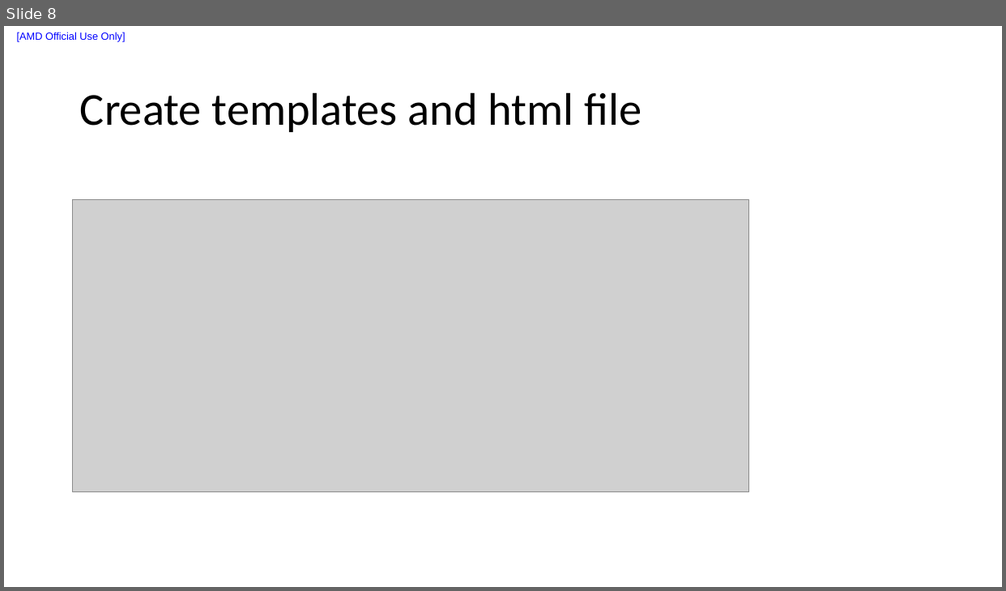
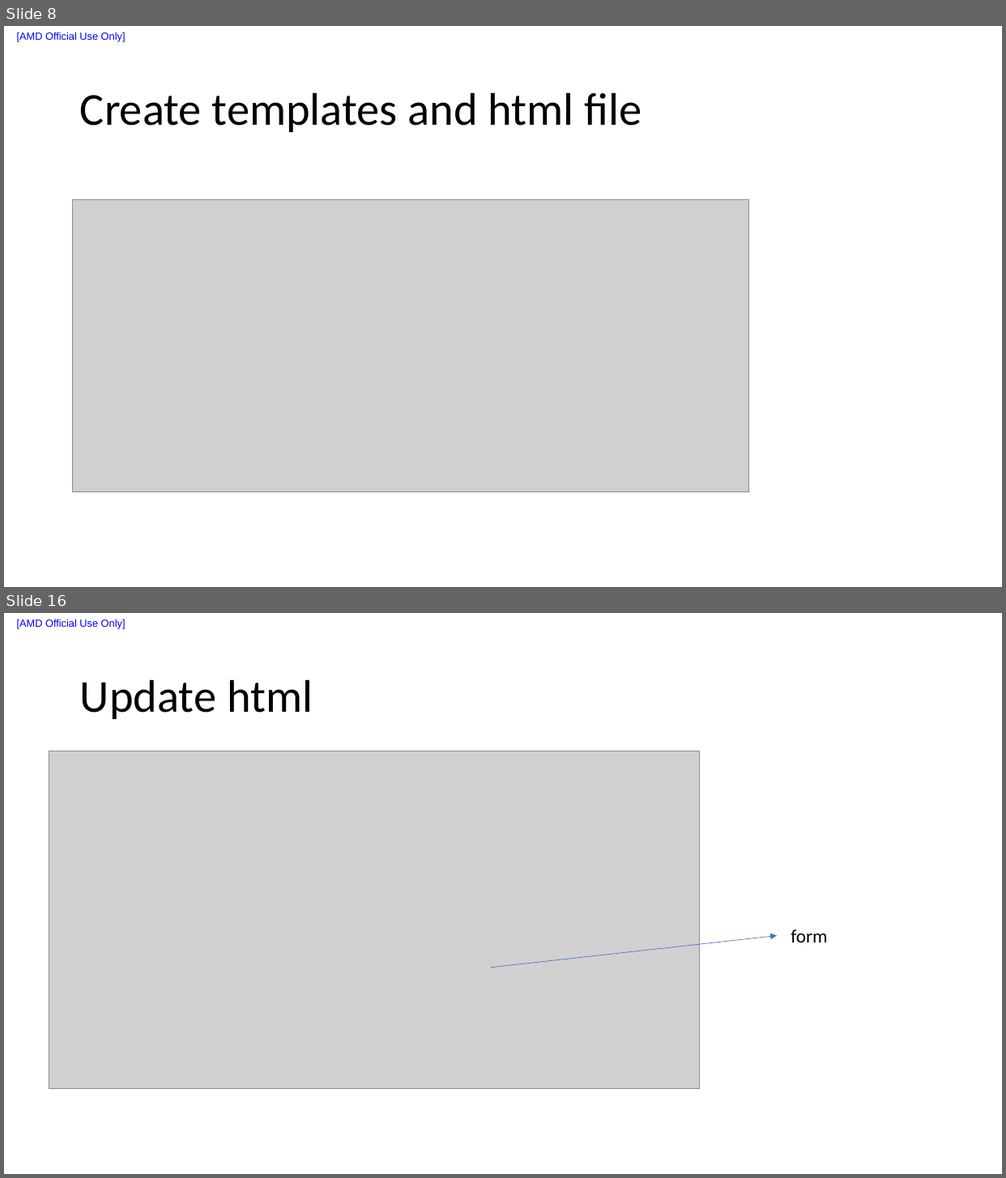
Before and after one commit to liuxu-github-ui/Django, a slide deck: Create new app.pptx. Shown one above the other, each under a label of ours: slide 8 before the commit, slides 8 and 16 after it; the slides between them are not shown. The pictures are 1006x591 and 1006x1178 pixels, drawn with LibreOffice and Linux fonts; fonts in the diff are those of the drawing; grey boxes stand for pictures. Boxes give left, top, right and bottom in pixels: in the first picture for what was removed or moved away, otherwise in the second. Text is boxed around its words. In the diff, an @@ line names an element or a change of style, - is before the commit and + after.

```diff
--- a/Create new app.pptx
+++ b/Create new app.pptx
@@ slide 16 added at [4,613,1002,1174], background #FFFFFF; not listed: 1 template element that a slide beside it also shows @@
@@ title added at [80,679,313,719], 44 pt, text #000000 @@
+Update html
@@ picture added at [49,752,700,1089] @@
@@ arrow added from (492, 968) to (777, 935), #4472C4 0.5 pt @@
@@ text added at [791,930,827,943], 18 pt, text #000000 @@
+form
```
Also in this commit, not shown: 1 slide changed, 9 other slides added, 8 other files.
